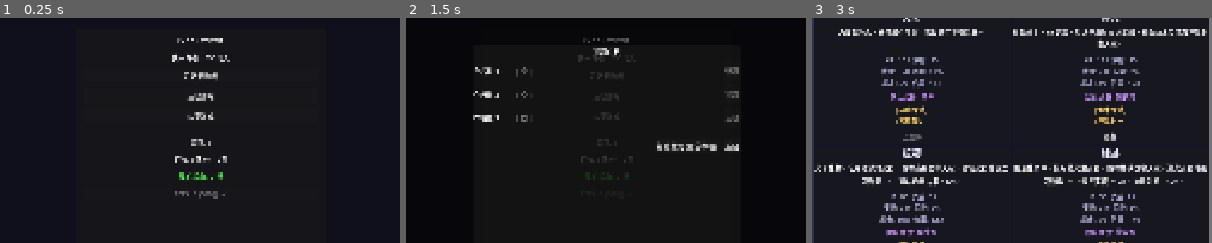
Above: before the commit, frames 1-3 (left to right).
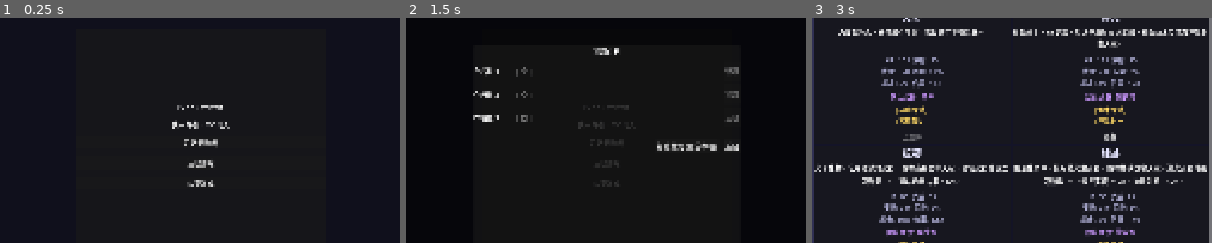
Above: after the commit, the same moments.

Repository: snowsnow0926/evesurvivor
Game: Godot game, scene res://scenes/MainMenu.tscn
The game is run twice, just before and just after one commit, with the same random seed, the same clock (stepped at 60 frames per second) and the same inputs.
Inputs:
- Up to frame 1 (0.25 s): no input
- Up to frame 2 (1.5 s): click "读取游戏" at 0.5 s; click "结束游戏" at 1.25 s
- Up to frame 3 (3 s): click "返回" at 2 s; click "开始新游戏" at 2.75 s
The pictures show only the part of the screen within x 25-75%, y 22-72%; the shares and areas given below are measured in that part.

The runs differ from the first frame. In frame 1, 2.5% of the frame differs, in the area x 43-58%, y 8-81%; in frame 2, 0.8%; in frame 3, nothing differs.

Commit message:
feat: Add ship shield base stats and fix save UI progress display
Co-authored-by: Cursor <cursoragent@cursor.com>

Diff:
--- a/resources/ship_data.gd
+++ b/resources/ship_data.gd
@@ -19,6 +19,8 @@
 @export var upgrade_mineral_count: int
 @export var tonnage_tier: int
 @export var base_hp: int
+@export var base_shield: float
+@export var base_shield_regen: float
 
 static var _cache: Dictionary = {}
 
@@ -59,6 +61,8 @@
 	s.upgrade_mineral_count = 10
 	s.tonnage_tier = EquipmentData.TonnageTier.SMALL
 	s.base_hp = 100
+	s.base_shield = 50.0
+	s.base_shield_regen = 4.0
 	return s
 
 static func _cruiser() -> ShipData:
@@ -79,6 +83,8 @@
 	s.upgrade_mineral_count = 20
 	s.tonnage_tier = EquipmentData.TonnageTier.MEDIUM
 	s.base_hp = 250
+	s.base_shield = 100.0
+	s.base_shield_regen = 6.0
 	return s
 
 static func _battlecruiser() -> ShipData:
@@ -99,6 +105,8 @@
 	s.upgrade_mineral_count = 15
 	s.tonnage_tier = EquipmentData.TonnageTier.MEDIUM
 	s.base_hp = 450
+	s.base_shield = 200.0
+	s.base_shield_regen = 8.0
 	return s
 
 static func _battleship() -> ShipData:
@@ -119,6 +127,8 @@
 	s.upgrade_mineral_count = 30
 	s.tonnage_tier = EquipmentData.TonnageTier.LARGE
 	s.base_hp = 800
+	s.base_shield = 350.0
+	s.base_shield_regen = 12.0
 	return s
 
 static func _dreadnought() -> ShipData:
@@ -139,6 +149,8 @@
 	s.upgrade_mineral_count = 20
 	s.tonnage_tier = EquipmentData.TonnageTier.FLAGSHIP
 	s.base_hp = 1500
+	s.base_shield = 600.0
+	s.base_shield_regen = 18.0
 	return s
 
 static func _titan() -> ShipData:
@@ -159,4 +171,6 @@
 	s.upgrade_mineral_count = 50
 	s.tonnage_tier = EquipmentData.TonnageTier.FLAGSHIP
 	s.base_hp = 3000
+	s.base_shield = 1200.0
+	s.base_shield_regen = 30.0
 	return s
--- a/scenes/MainMenu.tscn
+++ b/scenes/MainMenu.tscn
@@ -1,9 +1,9 @@
-[gd_scene load_steps=3 format=3 uid="uid://cf8menu001"]
+[gd_scene format=3 uid="uid://cf8menu001"]
 
-[ext_resource type="Script" path="res://scripts/main_menu.gd" id="1_menu"]
+[ext_resource type="Script" uid="uid://dy66y0kpwkqt0" path="res://scripts/main_menu.gd" id="1_menu"]
 [ext_resource type="PackedScene" uid="uid://csaveui001" path="res://scenes/SaveUI.tscn" id="2_save"]
 
-[node name="MainMenu" type="Control"]
+[node name="MainMenu" type="Control" unique_id=1597064733]
 layout_mode = 3
 anchors_preset = 15
 anchor_right = 1.0
@@ -12,15 +12,17 @@
 grow_vertical = 2
 script = ExtResource("1_menu")
 
-[node name="BG" type="ColorRect" parent="."]
+[node name="BG" type="ColorRect" parent="." unique_id=2011274870]
 layout_mode = 1
 anchors_preset = 15
 anchor_right = 1.0
 anchor_bottom = 1.0
+grow_horizontal = 2
+grow_vertical = 2
 color = Color(0.05, 0.05, 0.1, 0.95)
 
-[node name="Panel" type="Panel" parent="."]
-layout_mode = 2
+[node name="Panel" type="Panel" parent="." unique_id=1916632451]
+layout_mode = 1
 anchors_preset = 8
 anchor_left = 0.5
 anchor_top = 0.5
@@ -30,64 +32,40 @@
 offset_top = -280.0
 offset_right = 300.0
 offset_bottom = 280.0
+
+[node name="VBox" type="VBoxContainer" parent="Panel" unique_id=2052630490]
+layout_mode = 1
+anchors_preset = 14
+anchor_top = 0.5
+anchor_right = 1.0
+anchor_bottom = 0.5
+offset_top = -101.5
+offset_bottom = 101.5
 grow_horizontal = 2
 grow_vertical = 2
-
-[node name="VBox" type="VBoxContainer" parent="Panel"]
-layout_mode = 1
-anchors_preset = 15
-anchor_right = 1.0
-anchor_bottom = 1.0
-offset_left = 16.0
-offset_top = 16.0
-offset_right = -16.0
-offset_bottom = -16.0
 theme_override_constants/separation = 16
 
-[node name="Title" type="Label" parent="Panel/VBox"]
+[node name="Title" type="Label" parent="Panel/VBox" unique_id=2021943758]
 layout_mode = 2
 text = "EVE SURVIVOR"
 horizontal_alignment = 1
 
-[node name="Subtitle" type="Label" parent="Panel/VBox"]
+[node name="Subtitle" type="Label" parent="Panel/VBox" unique_id=1343339063]
 layout_mode = 2
 text = "类幸存者 · EVE同人"
 horizontal_alignment = 1
 
-[node name="StartBtn" type="Button" parent="Panel/VBox"]
+[node name="StartBtn" type="Button" parent="Panel/VBox" unique_id=1075059510]
 layout_mode = 2
 text = "开始新游戏"
 
-[node name="LoadGameBtn" type="Button" parent="Panel/VBox"]
+[node name="LoadGameBtn" type="Button" parent="Panel/VBox" unique_id=1318478734]
 layout_mode = 2
 text = "读取游戏"
 
-[node name="QuitBtn" type="Button" parent="Panel/VBox"]
+[node name="QuitBtn" type="Button" parent="Panel/VBox" unique_id=631006948]
 layout_mode = 2
 text = "结束游戏"
 
-[node name="HSeparator" type="HSeparator" parent="Panel/VBox"]
-layout_mode = 2
-
-[node name="CoinLabel" type="Label" parent="Panel/VBox"]
-layout_mode = 2
-text = "星币: 0"
-horizontal_alignment = 1
-
-[node name="MineralsLabel" type="Label" parent="Panel/VBox"]
-layout_mode = 2
-text = "矿物: 0"
-horizontal_alignment = 1
-
-[node name="ShipStatus" type="Label" parent="Panel/VBox"]
-layout_mode = 2
-text = "舰船状态: 完好"
-horizontal_alignment = 1
-
-[node name="RepairsBtn" type="Button" parent="Panel/VBox"]
-layout_mode = 2
-text = "REPAIR (500星币)"
-disabled = true
-
-[node name="SaveUI" parent="." instance=ExtResource("2_save")]
-visible = false
+[node name="SaveUI" parent="." unique_id=1573805222 instance=ExtResource("2_save")]
+layout_mode = 1
--- a/scripts/game_manager.gd
+++ b/scripts/game_manager.gd
@@ -125,9 +125,9 @@
 	var ship_base_hp = ship.base_hp if ship else 100
 	player_stats.max_hp = ship_base_hp
 	player_stats.hp = ship_base_hp
-	player_stats.shield_max = race.shield_max
-	player_stats.shield = race.shield_max
-	player_stats.shield_regen = race.shield_regen
+	player_stats.shield_max = ship.base_shield + race.shield_max
+	player_stats.shield = player_stats.shield_max
+	player_stats.shield_regen = ship.base_shield_regen + race.shield_regen
 	player_stats.move_speed = race.move_speed
 	player_stats.dodge = race.dodge_rate
 	player_stats.crit_rate = race.crit_rate
--- a/scripts/game_state.gd
+++ b/scripts/game_state.gd
@@ -27,6 +27,7 @@
 var total_kills: int = 0
 var total_deaths: int = 0
 var highest_level: int = 1
+var progress_text: String = ""
 var first_run: bool = true
 var last_run_reason: String = ""
 var pre_run_coin: int = 0
@@ -41,6 +42,29 @@
 func _debug(msg: String) -> void:
 	if DEBUG:
 		print("[GameState] ", msg)
+
+func _compute_progress_text() -> String:
+	if unlocked_stages.is_empty():
+		return "第1章·第1关"
+	return _compute_progress_from_dict(unlocked_stages)
+
+static func _compute_progress_from_dict(stages_dict: Dictionary) -> String:
+	if stages_dict.is_empty():
+		return "第1章·第1关"
+	var max_chapter := 1
+	var max_stage := 0
+	for chapter_id in stages_dict:
+		var ch = int(chapter_id)
+		if ch > max_chapter:
+			max_chapter = ch
+		var stages: Array = stages_dict[chapter_id]
+		for stage_id in stages:
+			var st = int(stage_id)
+			if ch == max_chapter and st > max_stage:
+				max_stage = st
+	if max_stage == 0:
+		max_stage = 1
+	return "第%d章·第%d关" % [max_chapter, max_stage]
 
 func _ready() -> void:
 	_save_timer = Timer.new()
@@ -74,6 +98,7 @@
 			"total_kills": total_kills,
 			"total_deaths": total_deaths,
 			"highest_level": highest_level,
+			"progress_text": _compute_progress_text(),
 			"ship_damaged": ship_damaged,
 			"first_run": first_run,
 			"unlocked_chapters": unlocked_chapters,
@@ -111,11 +136,14 @@
 	total_kills = progress.get("total_kills", 0)
 	total_deaths = progress.get("total_deaths", 0)
 	highest_level = progress.get("highest_level", 1)
+	progress_text = progress.get("progress_text", "")
 	ship_damaged = progress.get("ship_damaged", false)
 	first_run = progress.get("first_run", true)
 	unlocked_chapters = progress.get("unlocked_chapters", [1]) as Array
 	unlocked_stages = progress.get("unlocked_stages", {}) as Dictionary
 	cleared_stages = progress.get("cleared_stages", {}) as Dictionary
+	if progress_text.is_empty():
+		progress_text = _compute_progress_text()
 
 	var player = data.get("player", {})
 	selected_race_id = player.get("selected_race_id", 0)
--- a/scripts/main_menu.gd
+++ b/scripts/main_menu.gd
@@ -3,50 +3,24 @@
 @onready var start_btn: Button = $Panel/VBox/StartBtn
 @onready var load_game_btn: Button = $Panel/VBox/LoadGameBtn
 @onready var quit_btn: Button = $Panel/VBox/QuitBtn
-@onready var coin_label: Label = $Panel/VBox/CoinLabel
-@onready var minerals_label: Label = $Panel/VBox/MineralsLabel
-@onready var ship_status: Label = $Panel/VBox/ShipStatus
-@onready var repairs_btn: Button = $Panel/VBox/RepairsBtn
 @onready var save_ui: Control = $SaveUI
 
 func _ready() -> void:
 	SoundManager.play_music("menu")
-	_update_display()
 	if start_btn:
 		start_btn.pressed.connect(_on_start_pressed)
 	if load_game_btn:
 		load_game_btn.pressed.connect(_on_load_game_pressed)
 	if quit_btn:
 		quit_btn.pressed.connect(_on_quit_pressed)
-	if repairs_btn:
-		repairs_btn.pressed.connect(_on_repair_pressed)
 	save_ui.save_loaded.connect(_on_save_loaded)
 	save_ui.new_game_requested.connect(_on_new_game_requested)
 	save_ui.save_completed.connect(_on_save_completed)
-
-func _update_display() -> void:
-	if coin_label:
-		coin_label.text = "星币: %d" % GameState.star_coin
-	if minerals_label:
-		minerals_label.text = "矿物: %d低/%d中/%d高" % [GameState.minerals_low, GameState.minerals_mid, GameState.minerals_high]
-	if ship_status:
-		if GameState.ship_damaged:
-			ship_status.text = "舰船状态: 损坏"
-			ship_status.add_theme_color_override("font_color", Color(1, 0.3, 0.3, 1))
-		else:
-			ship_status.text = "舰船状态: 完好"
-			ship_status.add_theme_color_override("font_color", Color(0.3, 1, 0.3, 1))
-	if repairs_btn:
-		repairs_btn.disabled = not GameState.ship_damaged or GameState.star_coin < GameState.get_repair_cost()
 
 func _on_start_pressed() -> void:
 	SoundManager.play_sfx("button_click")
 	GameState.reset_all_data()
 	get_tree().change_scene_to_file("res://scenes/CharacterCreate.tscn")
-
-func _on_repair_pressed() -> void:
-	if GameState.repair_ship():
-		_update_display()
 
 func _on_load_game_pressed() -> void:
 	SoundManager.play_sfx("button_click")
--- a/scripts/save_ui.gd
+++ b/scripts/save_ui.gd
@@ -81,6 +81,7 @@
 		"selected_race_id": cfg.get_value("player", "selected_race_id", 0),
 		"star_coin": cfg.get_value("progress", "star_coin", 0),
 		"highest_level": cfg.get_value("progress", "highest_level", 1),
+		"unlocked_stages": cfg.get_value("progress", "unlocked_stages", {}),
 	}
 
 func _create_slot_row(slot_idx: int, data: Dictionary) -> HBoxContainer:
@@ -99,9 +100,10 @@
 	else:
 		var name = data.get("player_name", "")
 		var coin = data.get("star_coin", 0)
-		var lvl = data.get("highest_level", 1)
+		var stages: Dictionary = data.get("unlocked_stages", {})
+		var progress = GameState._compute_progress_from_dict(stages)
 		var date = data.get("saved_at", "")
-		info_label.text = "%s  |  星币:%d  |  最高等级:%d  |  %s" % [name, coin, lvl, date]
+		info_label.text = "%s  |  星币:%d  |  %s  |  %s" % [name, coin, progress, date]
 		info_label.add_theme_color_override("font_color", Color(0.8, 0.8, 0.8))
 	row.add_child(info_label)
 
Not shown, changed: 待办事项.md
